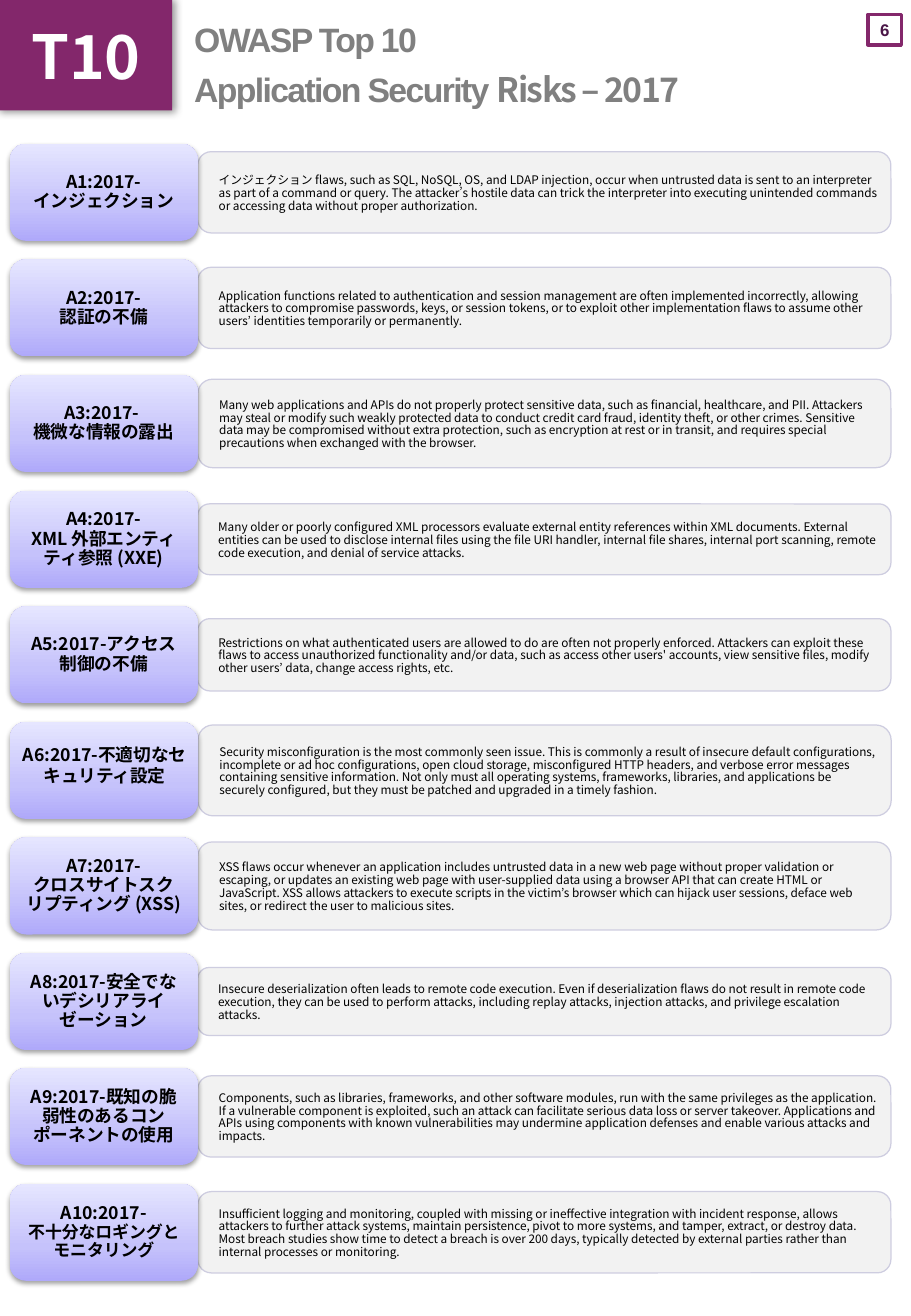
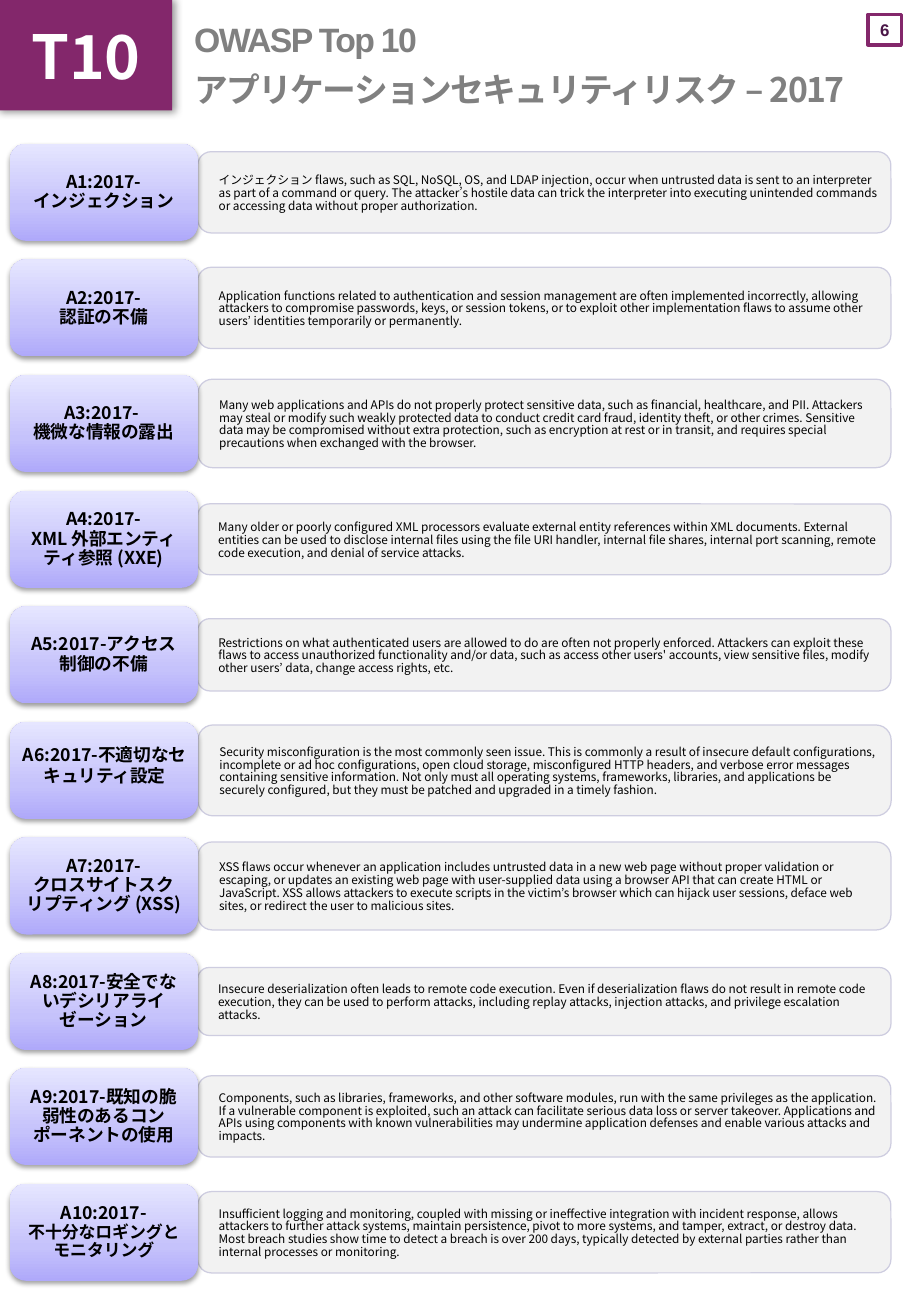
Before and after one commit to OWASP/Top10, a slide deck: slide 7 of 2017/ja/pptx_file/OWASP Top 10-2017_ja_DIN-A4.pptx. Drawn at 911x1316 pixels with LibreOffice and Linux fonts; fonts in the diff are those of the drawing. Boxes give left, top, right and bottom in pixels: in the first picture for what was removed or moved away, otherwise in the second. Text is boxed around its words. In the diff, an @@ line names an element or a change of style, - is before the commit and + after.

```diff
--- a/2017/ja/pptx_file/OWASP Top 10-2017_ja_DIN-A4.pptx
+++ b/2017/ja/pptx_file/OWASP Top 10-2017_ja_DIN-A4.pptx
@@ title at (194,28,845,105): text changed @@
-OWASP Top 10
-Application Security Risks – 2017
+OWASP Top 10
+アプリケーションセキュリティリスク – 2017
```
Also in this commit, not shown: 17 other slides changed.
